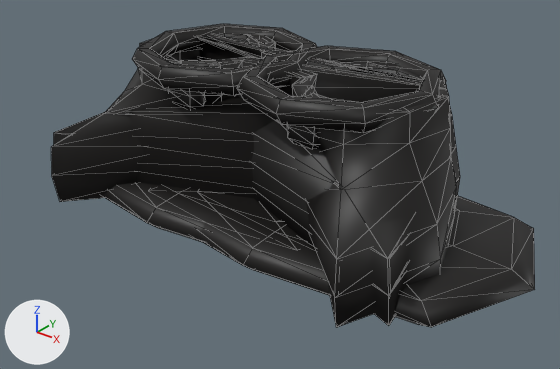
One commit to the glTF model assets/pirates/items/v5/boots_gold_male_lo.glb: the scene before it, then after it.
Camera for both pictures: a camera (50 mm lens) standing at (0.542, -0.717, 0.439) and looking at (0.032, -0.08, 0.044). The lights are fixed; the arrows at lower left show +X, +Y and +Z. The picture after the commit comes second. Mesh edges are drawn as thin lines. Vertices at exactly the same position are counted once.

The first picture shows 'boots_gold_male_lo'.
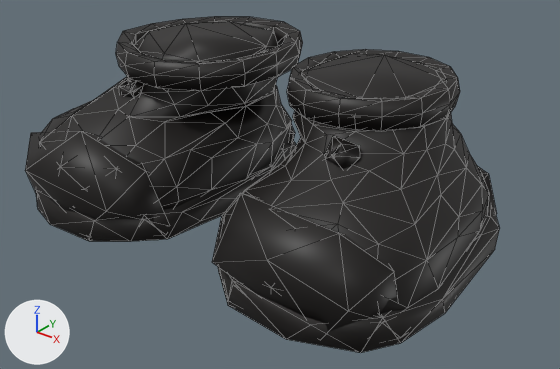
Where the change shows, as pixel boxes [x1, y1, x2, y2] in the pictures (560 x 369 px):
'boots_gold_male_lo', reshaped (11% taller): before [51, 24, 535, 327]; after [25, 16, 500, 353]
part 1 of me_boots_gold_male_lo, rebuilt (not visible afterwards): before [200, 50, 233, 54]
part 2 of me_boots_gold_male_lo, rebuilt (34% narrower, 11% shorter): before [54, 34, 457, 327]; after [223, 53, 489, 314]
part 3 of me_boots_gold_male_lo, rebuilt (38% narrower, 35% shorter): before [51, 33, 460, 326]; after [39, 21, 292, 210]
part 4 of me_boots_gold_male_lo, rebuilt (not visible afterwards): before [132, 24, 317, 95]
part 5 of me_boots_gold_male_lo, rebuilt (17% narrower): before [237, 46, 446, 133]; after [287, 49, 460, 131]
part 6 of me_boots_gold_male_lo, rebuilt (not visible before): after [116, 16, 303, 91]
part 7 of me_boots_gold_male_lo, rebuilt: before [101, 183, 247, 241]; after [36, 141, 296, 241]
part 8 of me_boots_gold_male_lo, rebuilt: before [196, 196, 535, 327]; after [218, 204, 500, 353]
part 9 of me_boots_gold_male_lo, deleted: before [287, 125, 319, 149]
part 10 of me_boots_gold_male_lo, deleted: before [168, 89, 205, 109]
part 11 of me_boots_gold_male_lo, added: after [25, 78, 398, 332]
part 12 of me_boots_gold_male_lo, added (mostly hidden): after [288, 125, 497, 214]

What the commit changed:
me_boots_gold_male_lo is used by ob_boots_gold_male_lo; location (0.0, 0.0, 0.0).
me_boots_gold_male_lo had 1060 vertices, 2104 faces and spanned x -0.333..0.332, y -0.223..0.101, z -0.012..0.179.
me_boots_gold_male_lo now has 1134 vertices, 2220 faces and spans x -0.281..0.276, y -0.259..0.092, z -0.009..0.185.
me_boots_gold_male_lo part 1: the loose piece of 138 vertices spanning x -0.248..0.25, y -0.216..0.065, z 0.004..0.171 is rebuilt with 142 vertices and now spans x 0.04..0.262, y -0.246..0.074, z 0.01..0.178.
me_boots_gold_male_lo part 2: the loose piece of 138 vertices spanning x -0.249..0.255, y -0.222..0.071, z 0.0..0.174 is rebuilt with 142 vertices and now spans x 0.035..0.268, y -0.251..0.079, z 0.005..0.183.
me_boots_gold_male_lo part 3: the loose piece of 138 vertices spanning x -0.259..0.247, y -0.223..0.071, z 0.001..0.173 is rebuilt with 142 vertices and now spans x -0.275..-0.033, y -0.251..0.081, z 0.005..0.183.
me_boots_gold_male_lo part 4: the loose piece of 48 vertices spanning x -0.202..0.029, y -0.15..0.081, z 0.153..0.179 is rebuilt with 70 vertices and now spans x -0.219..-0.014, y -0.145..0.081, z 0.156..0.181.
me_boots_gold_male_lo part 5: the loose piece of 48 vertices spanning x -0.031..0.202, y -0.153..0.081, z 0.153..0.179 is rebuilt with 70 vertices and now spans x 0.028..0.212, y -0.123..0.062, z 0.154..0.185.
me_boots_gold_male_lo part 6: the loose piece of 48 vertices spanning x -0.196..0.023, y -0.144..0.075, z 0.158..0.174 is rebuilt with 70 vertices and now spans x -0.225..-0.009, y -0.15..0.086, z 0.154..0.185.
me_boots_gold_male_lo part 7: the loose piece of 42 vertices spanning x -0.333..0.183, y -0.194..0.1, z -0.012..0.024 is rebuilt with 32 vertices and now spans x -0.281..-0.03, y -0.259..0.092, z -0.009..0.035.
me_boots_gold_male_lo part 8: the loose piece of 42 vertices spanning x -0.184..0.332, y -0.195..0.101, z -0.012..0.024 is rebuilt with 32 vertices and now spans x 0.026..0.276, y -0.258..0.09, z -0.009..0.035.
me_boots_gold_male_lo part 9: the loose piece of 37 vertices spanning x 0.062..0.118, y -0.119..-0.092, z 0.118..0.162 is deleted.
me_boots_gold_male_lo part 10: the loose piece of 37 vertices spanning x -0.118..-0.062, y -0.117..-0.09, z 0.118..0.162 is deleted.
me_boots_gold_male_lo part 11: 106 vertices added at x -0.266..0.257, y -0.259..-0.115, z -0.003..0.148.
me_boots_gold_male_lo part 12: 52 vertices added at x -0.238..0.248, y 0.021..0.086, z -0.002..0.072.
Other edits to the shape of me_boots_gold_male_lo do not show in these pictures.
